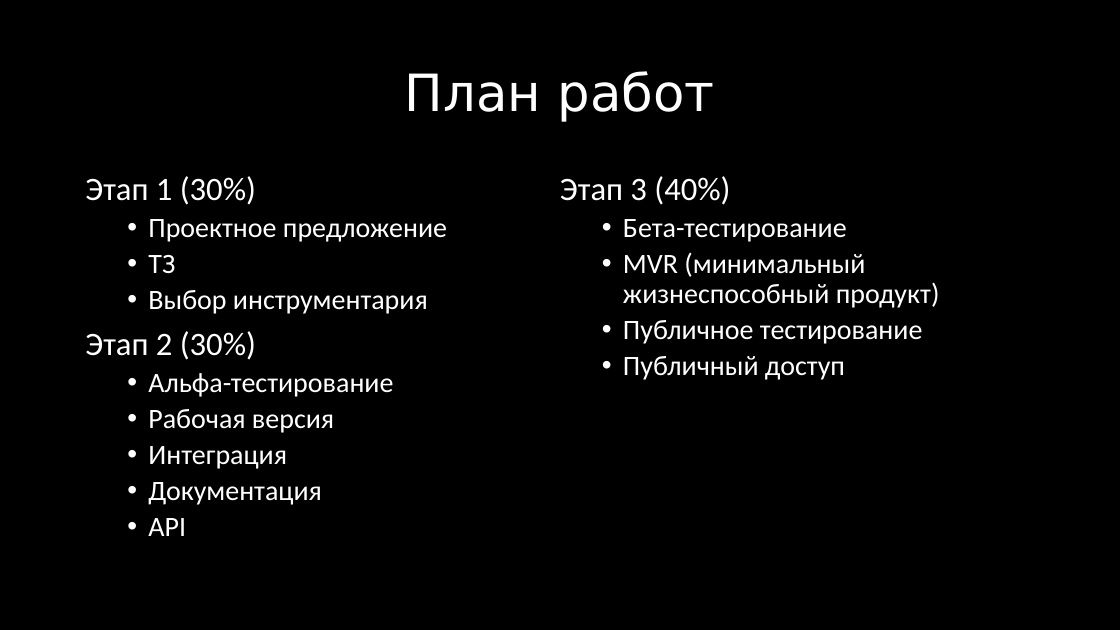
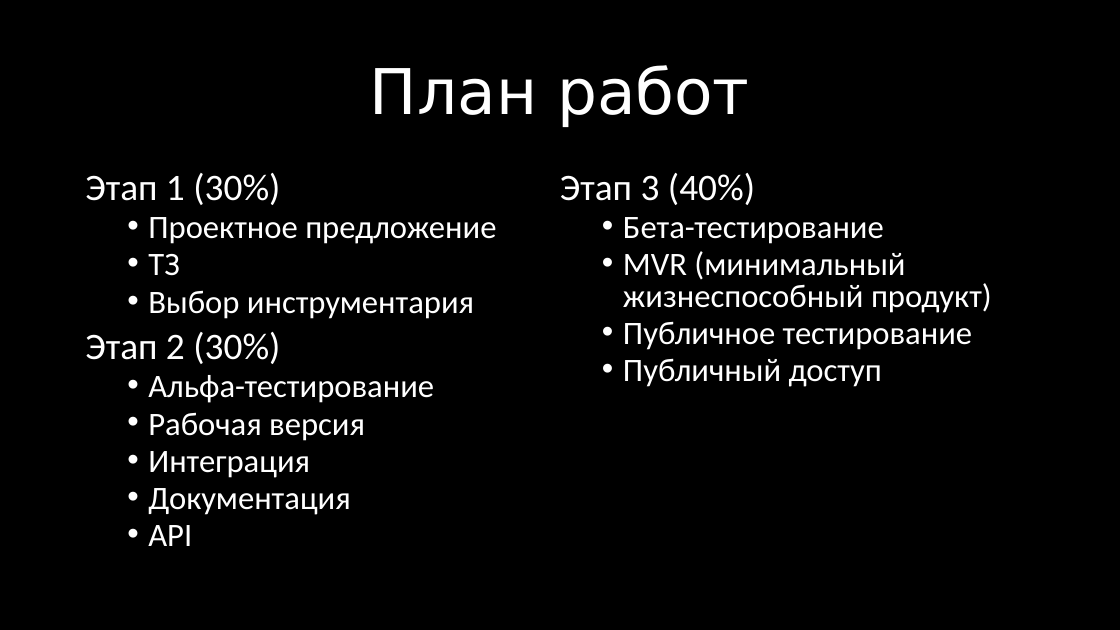
Before and after one commit to Komaricus/SmartFood, a slide deck: slide 5 of 15.11.2018 16-30.pptx. Drawn at 1120x630 pixels with LibreOffice and Linux fonts; fonts in the diff are those of the drawing; background and template pictures are left out. Boxes give left, top, right and bottom in pixels: in the first picture for what was removed or moved away, otherwise in the second. Text is boxed around its words. In the diff, an @@ line names an element or a change of style, - is before the commit and + after.

Commit message:
Добавлена презентация 1 Этап

```diff
--- a/15.11.2018 16-30.pptx
+++ b/15.11.2018 16-30.pptx
@@ title "План работ" at box(370, 65, 749, 127): size 44 to 54 pt @@
@@ text "Этап 1 (30%)" at box(85, 173, 992, 546): size 28 to 32 pt in "Этап 1 (30%)", "Этап 2 (30%)", "Этап 3 (40%)"; size 24 to 28 pt in "Проектное предложение", "ТЗ", "Выбор инструментария", "Альфа-тестирование" and 8 more places; line spacing 0.9 to 0.8 @@
```
Also in this commit, not shown: 5 other slides changed.
